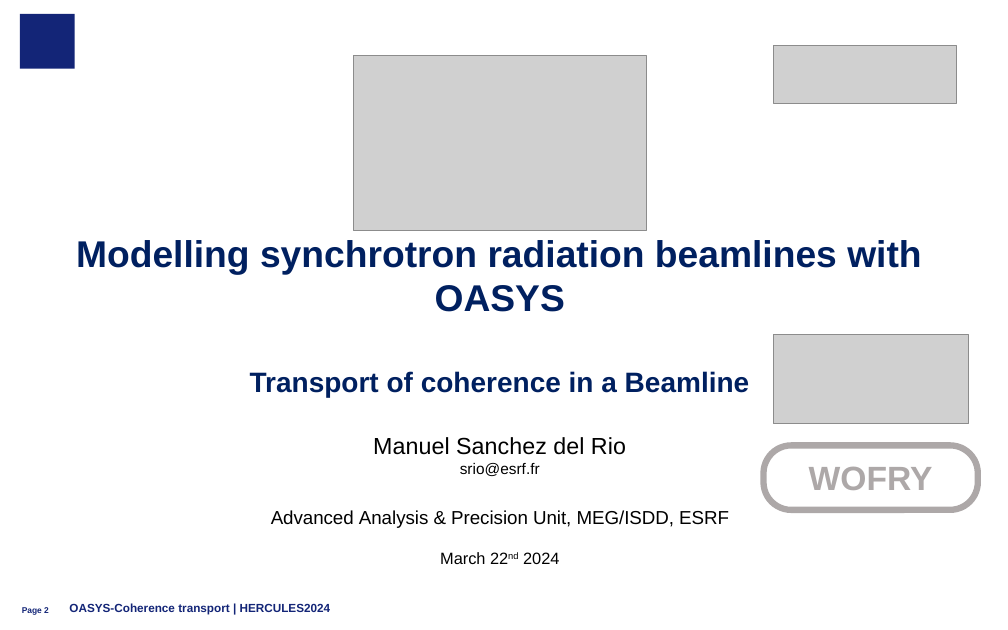
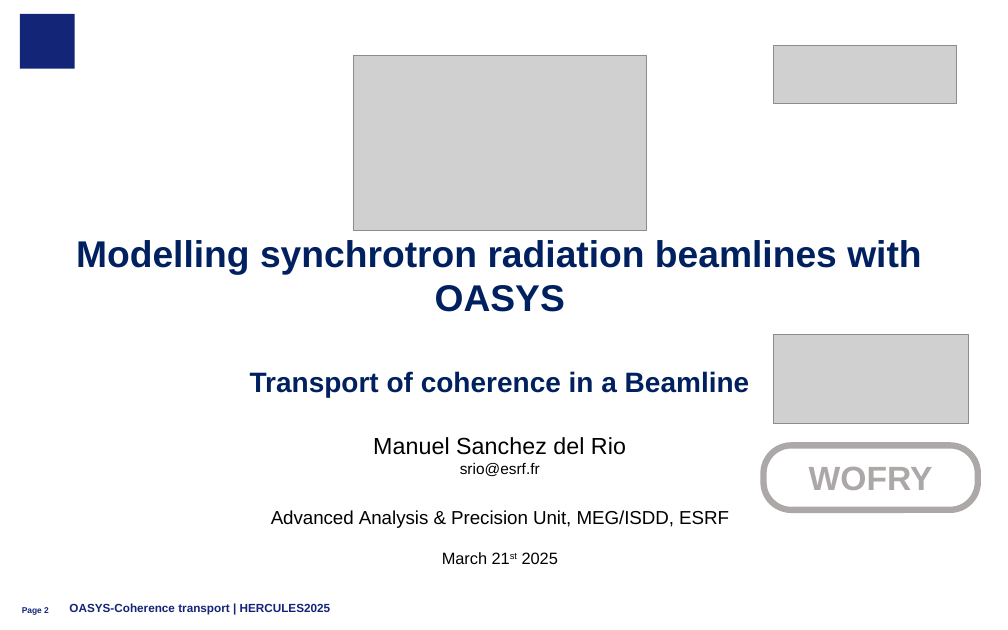
Before and after one commit to oasys-esrf-kit/oasys_hercules_2025, a slide deck: slide 2 of hercules2025_D_coherence_transport.pptx. Drawn at 1008x630 pixels with LibreOffice and Linux fonts; fonts in the diff are those of the drawing; grey boxes stand for pictures; background and template pictures are left out. Boxes give left, top, right and bottom in pixels: in the first picture for what was removed or moved away, otherwise in the second. Text is boxed around its words. In the diff, an @@ line names an element or a change of style, - is before the commit and + after.

```diff
--- a/hercules2025_D_coherence_transport.pptx
+++ b/hercules2025_D_coherence_transport.pptx
@@ text at [442,552,558,564]: text changed @@
-March 22nd 2024
+March 21st 2025
@@ text at [69,603,331,615]: text changed @@
-OASYS-Coherence transport | HERCULES2024
+OASYS-Coherence transport | HERCULES2025
```
Also in this commit, not shown: 12 other slides changed, 7 other files.
